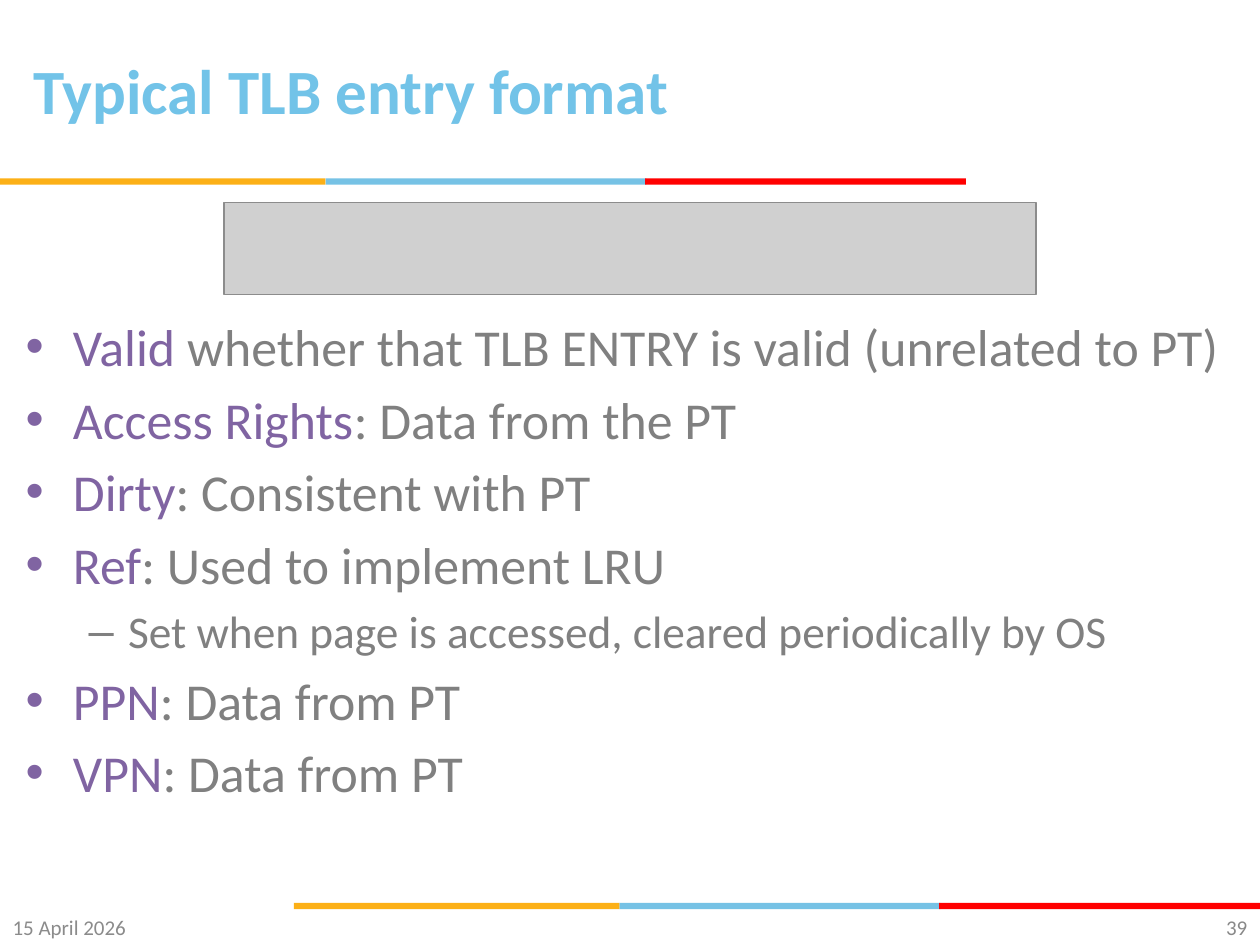
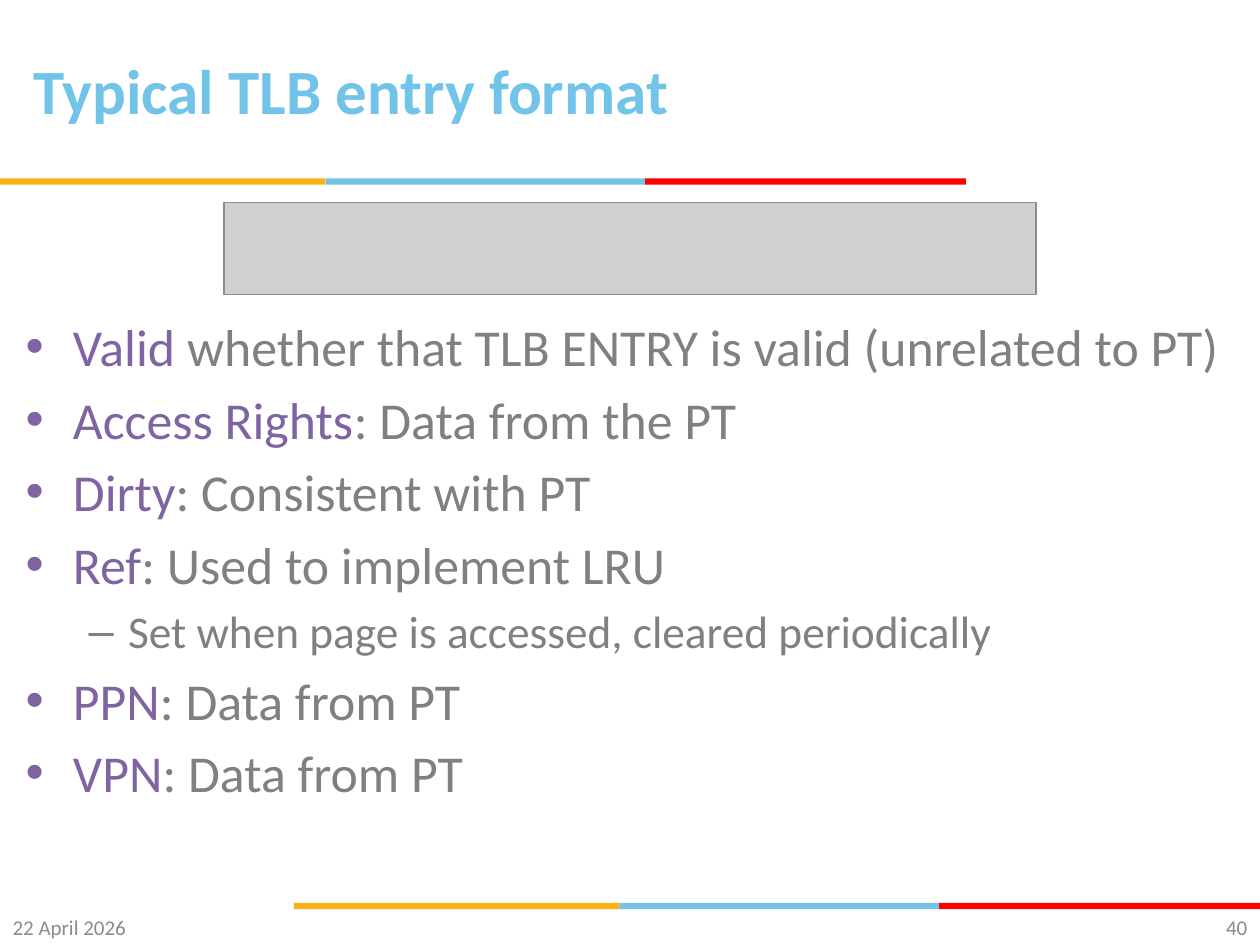
Before and after one commit to gsaurabhr-teaching/csf342-material, a slide deck: slide 40 of Lec-33-36-VM.pptx (slide 39 before the commit). Drawn at 1260x945 pixels with LibreOffice and Linux fonts; fonts in the diff are those of the drawing; grey boxes stand for pictures; background and template pictures are left out. Boxes give left, top, right and bottom in pixels: in the first picture for what was removed or moved away, otherwise in the second. Text is boxed around its words. In the diff, an @@ line names an element or a change of style, - is before the commit and + after.

```diff
--- a/Lec-33-36-VM.pptx
+++ b/Lec-33-36-VM.pptx
@@ text at bbox=[128, 616, 990, 656]: text changed @@
-  – Set when page is accessed, cleared periodically by OS
+  – Set when page is accessed, cleared periodically
@@ text at bbox=[13, 920, 126, 939]: text changed @@
-15 April 2026
+22 April 2026
@@ page number at bbox=[1226, 921, 1247, 935]: text changed @@
-39
+40
```
Also in this commit, not shown: 42 other slides changed, 2 slides added, 1 slide removed.
